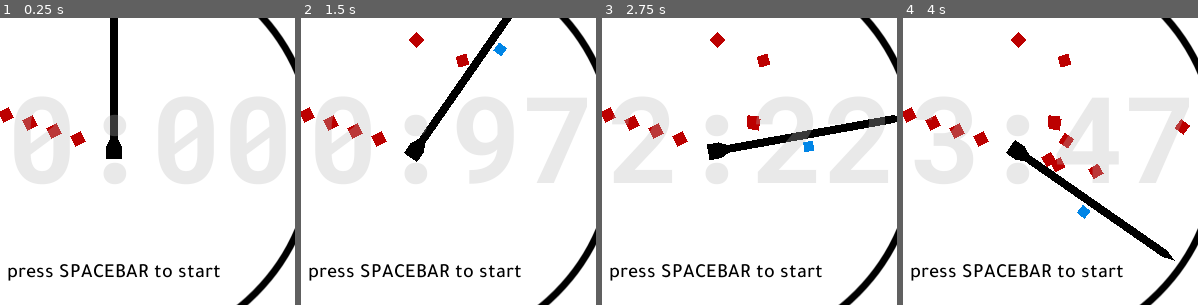
Above: before the commit, frames 1-4 (left to right).
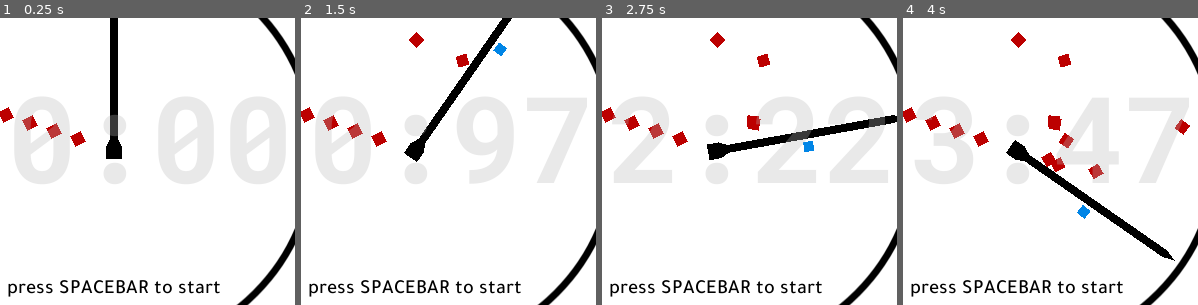
Above: after the commit, the same moments.

Repository: albertnez/10-second-laps
Game: Godot game, scene res://Scenes/GameWrapper.tscn
The game is run twice, just before and just after one commit, with the same random seed, the same clock (stepped at 60 frames per second) and the same inputs.
Inputs:
- Up to frame 1 (0.25 s): no input
- Up to frame 2 (1.5 s): tap Space (action) at 0.5, 0.6, 1.25, 1.35 s
- Up to frame 3 (2.75 s): tap Space (action) at 2, 2.1 s
- Up to frame 4 (4 s): tap Space (action) at 2.75, 2.85, 3.5, 3.6 s
The pictures show only the part of the screen within x 31-81%, y 34-83%; the shares and areas given below are measured in that part.

The runs differ from the first frame. In frame 1, 2.8% of the frame differs, in the area x 2-75%, y 85-98%; in frame 2, 2.8%; in frame 3, 2.8%; in frame 4, 2.8%.

Commit message:
adjust instructions ui boxes

Diff:
--- a/Scenes/Game/World.tscn
+++ b/Scenes/Game/World.tscn
@@ -21,7 +21,7 @@
 font_data = ExtResource( 8 )
 
 [sub_resource type="RectangleShape2D" id=6]
-extents = Vector2( 100, 8 )
+extents = Vector2( 116, 8 )
 
 [sub_resource type="DynamicFont" id=3]
 size = 120
@@ -68,7 +68,7 @@
 
 [node name="StartInstructions" type="Area2D" parent="ClockCenter/Instructions" groups=["StartInstructions"]]
 unique_name_in_owner = true
-position = Vector2( 0, 124 )
+position = Vector2( 0, 140 )
 collision_layer = 2
 collision_mask = 0
 
@@ -92,7 +92,7 @@
 [node name="RestartInstructions" type="Area2D" parent="ClockCenter/Instructions" groups=["RestartInstructions"]]
 unique_name_in_owner = true
 visible = false
-position = Vector2( 0, 124 )
+position = Vector2( 0, 140 )
 collision_layer = 2
 collision_mask = 0
 monitorable = false
